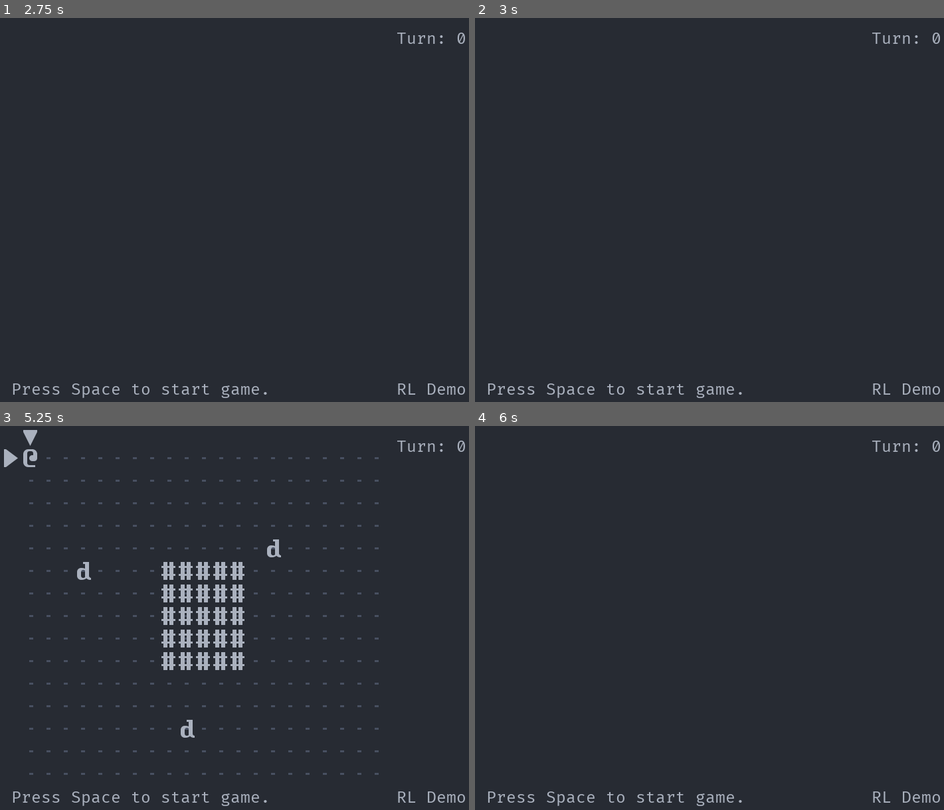
Above: before the commit, frames 1-4 (two rows, left to right).
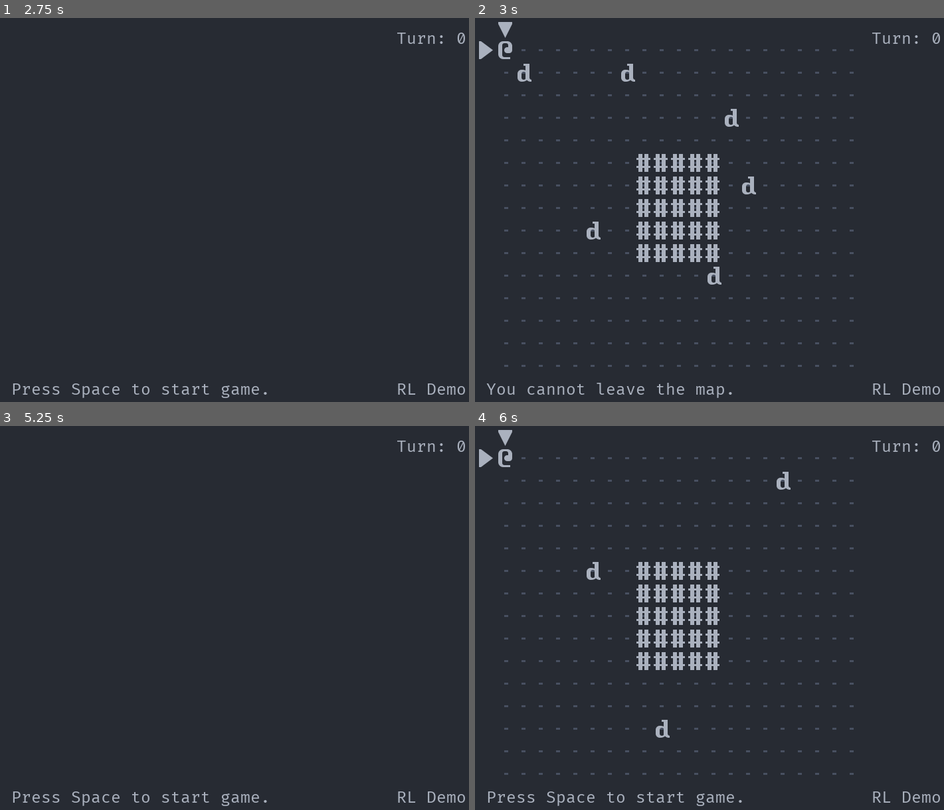
Above: after the commit, the same moments.

Repository: Bozar/OneMoreLevel
Game: Godot game, scene res://scene/main/MainScene.tscn
The game is run twice, just before and just after one commit, with the same random seed, the same clock (stepped at 60 frames per second) and the same inputs.
Inputs:
- Up to frame 1 (2.75 s): tap Space (init_world) at 0.5, 0.6, 1.25, 1.35, 2, 2.1 s; hold Right (move_right) 0.53-1.28 s; hold Down (move_down) 1.28-2.03 s; hold Right (move_right) from 2.03 s (still down)
- Up to frame 2 (3 s): tap Space (init_world) at 2.75, 2.85 s; release Right (move_right) at 2.78 s; hold Up (move_up) from 2.78 s (still down)
- Up to frame 3 (5.25 s): tap Space (init_world) at 3.5, 3.6, 4.25, 4.35, 5.1 s; release Up (move_up) at 3.53 s; hold Left (move_left) 3.53-5.03 s; hold Down (move_down) from 5.03 s (still down)
- Up to frame 4 (6 s): release Down (move_down) at 5.78 s; hold Right (move_right) from 5.78 s (still down); tap Space (init_world) at 5.85 s

Frame 1 is identical in both runs. In frame 2, 4.9% of the frame differs, in the area x 0-81%, y 1-99%; in frame 3, 4.1%; in frame 4, 4.1%.

Commit message:
WIP: Substitute PCMove with PCInput.

Diff:
--- a/scene/main/MainScene.gd
+++ b/scene/main/MainScene.gd
@@ -2,6 +2,7 @@
 
 
 const INIT_WORLD: String = "InitWorld"
+const PC_INPUT: String = "PCInput"
 const PC_MOVE: String = "PCMove"
 const PC_ATTACK: String = "PCMove/PCAttack"
 const ENEMY_AI: String = "EnemyAI"
@@ -26,7 +27,7 @@
 	[
 		"turn_started", "_on_Schedule_turn_started",
 		SCHEDULE,
-		PC_MOVE, ENEMY_AI, SIDEBAR,
+		PC_INPUT, PC_MOVE, ENEMY_AI, SIDEBAR,
 	],
 	[
 		"turn_ended", "_on_Schedule_turn_ended",
--- a/scene/main/MainScene.tscn
+++ b/scene/main/MainScene.tscn
@@ -11,6 +11,7 @@
 [ext_resource path="res://scene/main/RemoveObject.gd" type="Script" id=9]
 [ext_resource path="res://scene/main/ReloadGame.gd" type="Script" id=10]
 [ext_resource path="res://scene/main/RandomNumber.gd" type="Script" id=11]
+[ext_resource path="res://scene/main/PCInput.gd" type="Script" id=12]
 
 [node name="MainScene" type="Node2D"]
 script = ExtResource( 4 )
@@ -24,14 +25,17 @@
 [node name="InitWorld" type="Node2D" parent="."]
 script = ExtResource( 1 )
 
+[node name="PCInput" type="Node2D" parent="."]
+script = ExtResource( 12 )
+
+[node name="ReloadGame" type="Node2D" parent="PCInput"]
+script = ExtResource( 10 )
+
 [node name="PCMove" type="Node2D" parent="."]
 script = ExtResource( 3 )
 
 [node name="PCAttack" type="Node2D" parent="PCMove"]
 script = ExtResource( 8 )
-
-[node name="ReloadGame" type="Node2D" parent="PCMove"]
-script = ExtResource( 10 )
 
 [node name="Schedule" type="Node2D" parent="."]
 script = ExtResource( 5 )
--- /dev/null
+++ b/scene/main/PCInput.gd
@@ -0,0 +1,50 @@
+extends Node2D
+
+
+const RELOAD_GAME: String = "ReloadGame"
+
+var _new_InputName := preload("res://library/InputName.gd").new()
+var _new_SubGroupName := preload("res://library/SubGroupName.gd").new()
+
+var _pc: Sprite
+var _move_inputs: Array = [
+	_new_InputName.MOVE_LEFT,
+	_new_InputName.MOVE_RIGHT,
+	_new_InputName.MOVE_UP,
+	_new_InputName.MOVE_DOWN,
+]
+
+
+func _ready() -> void:
+	set_process_unhandled_input(false)
+
+
+func _unhandled_input(event: InputEvent) -> void:
+	if _is_move_input(event):
+		print("move")
+	elif _is_reload_input(event):
+		get_node(RELOAD_GAME).reload()
+
+
+func _on_InitWorld_sprite_created(new_sprite: Sprite) -> void:
+	if new_sprite.is_in_group(_new_SubGroupName.PC):
+		_pc = new_sprite
+		set_process_unhandled_input(true)
+
+
+func _on_Schedule_turn_started(current_sprite: Sprite) -> void:
+	if current_sprite.is_in_group(_new_SubGroupName.PC):
+		set_process_unhandled_input(true)
+
+
+func _is_reload_input(event: InputEvent) -> bool:
+	if event.is_action_pressed(_new_InputName.RELOAD):
+		return true
+	return false
+
+
+func _is_move_input(event: InputEvent) -> bool:
+	for m in _move_inputs:
+		if event.is_action_pressed(m):
+			return true
+	return false
--- a/scene/main/PCMove.gd
+++ b/scene/main/PCMove.gd
@@ -37,8 +37,8 @@
 	if _is_move_input(event):
 		target = _get_new_position(event, source)
 		_try_move(target[0], target[1])
-	elif _is_reload_input(event):
-		get_node(RELOAD_GAME).reload()
+	# elif _is_reload_input(event):
+	# 	get_node(RELOAD_GAME).reload()
 
 
 func _on_InitWorld_sprite_created(new_sprite: Sprite) -> void:
@@ -53,10 +53,10 @@
 	# print("{0}: Start turn.".format([current_sprite.name]))
 
 
-func _is_reload_input(event: InputEvent) -> bool:
-	if event.is_action_pressed(_new_InputName.RELOAD):
-		return true
-	return false
+# func _is_reload_input(event: InputEvent) -> bool:
+# 	if event.is_action_pressed(_new_InputName.RELOAD):
+# 		return true
+# 	return false
 
 
 func _is_move_input(event: InputEvent) -> bool:
Not shown: 1 places in scene/main/MainScene.tscn that only renumber resources
